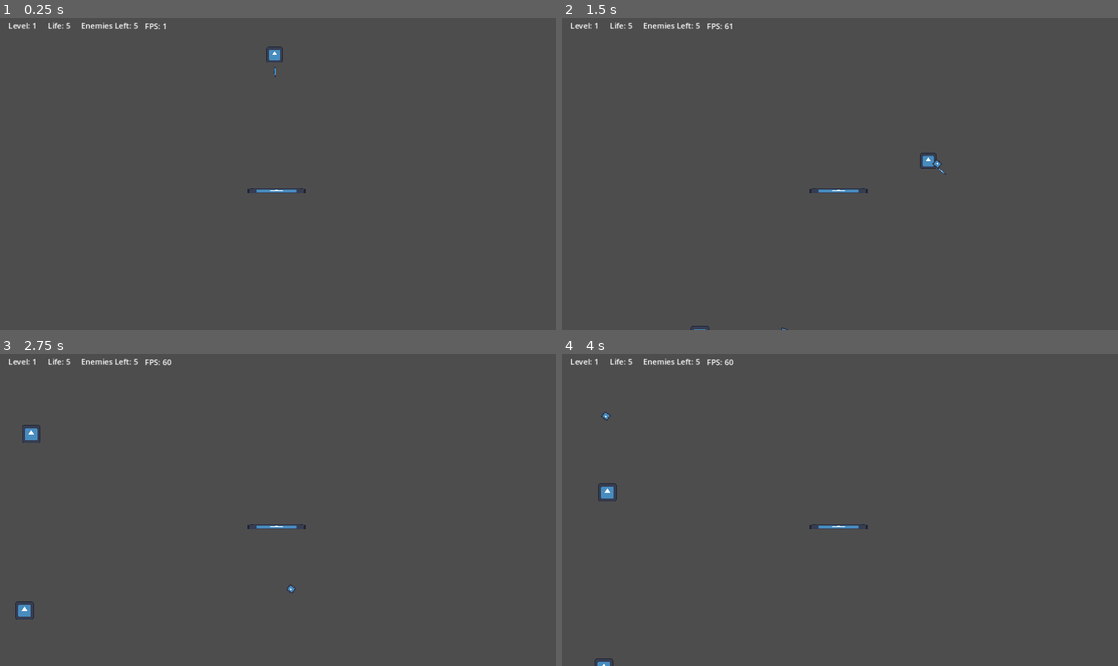
Above: before the commit, frames 1-4 (two rows, left to right).
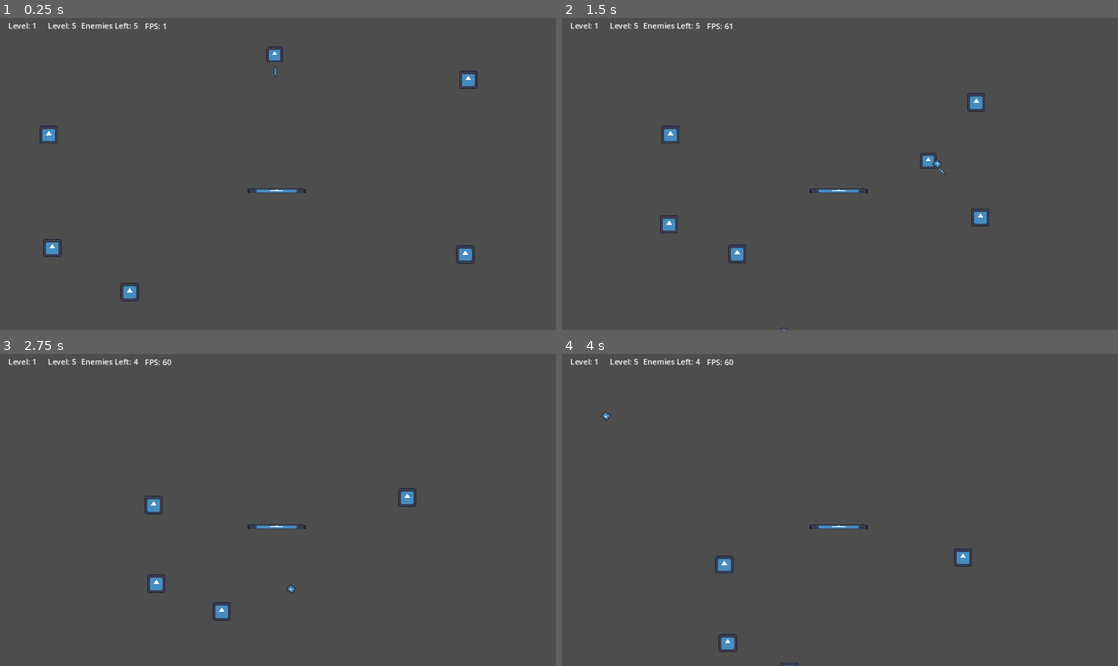
Above: after the commit, the same moments.

Repository: pengpa0012/2d-platform-shooter-jump
Game: Godot game, scene res://scene/main.tscn
The game is run twice, just before and just after one commit, with the same random seed, the same clock (stepped at 60 frames per second) and the same inputs. The engine's default icon, where the game draws it, is replaced by a stand-in: a white triangle on a blue panel in a dark square.
Inputs (mouse positions are in pixels of both pictures, inside the frame that each line leads up to):
- Up to frame 1 (0.25 s): no input
- Up to frame 2 (1.5 s): tap Enter (ui_accept) at 0.5, 0.77 s; move the mouse to (812, 236) at 0.52 s; hold Right (ui_right) from 0.53 s (still down); click (812, 236) at 0.6 s; move the mouse to (1006, 220) at 1.27 s; click (1006, 220) at 1.35 s
- Up to frame 3 (2.75 s): tap Enter (ui_accept) at 1.52 s; move the mouse to (111, 463) at 2.02 s; release Right (ui_right) at 2.03 s; hold Left (ui_left) from 2.03 s (still down); click (111, 463) at 2.1 s
- Up to frame 4 (4 s): keep holding Left (ui_left); move the mouse to (867, 510) at 2.77 s; click (867, 510) at 2.85 s; tap Enter (ui_accept) at 3.02, 3.77 s; move the mouse to (756, 432) at 3.52 s; click (756, 432) at 3.6 s

The runs differ from the first frame. In frame 1, 0.6% of the frame differs, in the area x 7-86%, y 1-91%; in frame 2, 0.6%; in frame 3, 0.7%, in the area x 2-75%, y 1-86%; in frame 4, 0.6%.

Commit message:
update level ui on enemy killed

Diff:
--- a/project.godot
+++ b/project.godot
@@ -14,6 +14,10 @@
 run/main_scene="res://scene/main.tscn"
 config/features=PackedStringArray("4.2", "Mobile")
 config/icon="res://icon.svg"
+
+[autoload]
+
+Global="*res://script/Global.gd"
 
 [display]
 
--- a/scene/enemy.tscn
+++ b/scene/enemy.tscn
@@ -1,7 +1,7 @@
 [gd_scene load_steps=5 format=3 uid="uid://cmj05n7htg18w"]
 
+[ext_resource type="Script" path="res://script/enemy.gd" id="1_1rjy0"]
 [ext_resource type="Texture2D" uid="uid://8atr7krsfqs1" path="res://icon.svg" id="1_48ndm"]
-[ext_resource type="Script" path="res://scene/enemy.gd" id="1_vngtd"]
 
 [sub_resource type="RectangleShape2D" id="RectangleShape2D_wqrs8"]
 size = Vector2(38, 38)
@@ -12,7 +12,7 @@
 [node name="enemy" type="CharacterBody2D"]
 collision_layer = 2
 collision_mask = 2
-script = ExtResource("1_vngtd")
+script = ExtResource("1_1rjy0")
 
 [node name="Icon" type="Sprite2D" parent="."]
 scale = Vector2(0.296875, 0.296875)
--- a/scene/floor.tscn
+++ b/scene/floor.tscn
@@ -1,13 +1,13 @@
 [gd_scene load_steps=4 format=3 uid="uid://dccifw1oxw4i6"]
 
 [ext_resource type="Texture2D" uid="uid://8atr7krsfqs1" path="res://icon.svg" id="1_hsnn5"]
-[ext_resource type="Script" path="res://floor.gd" id="1_qqqgw"]
+[ext_resource type="Script" path="res://script/floor.gd" id="1_yxlfn"]
 
 [sub_resource type="RectangleShape2D" id="RectangleShape2D_y81dv"]
 size = Vector2(120.5, 10)
 
 [node name="floor" type="StaticBody2D"]
-script = ExtResource("1_qqqgw")
+script = ExtResource("1_yxlfn")
 
 [node name="Icon" type="Sprite2D" parent="."]
 position = Vector2(1.90735e-06, -0.1875)
--- a/scene/main.tscn
+++ b/scene/main.tscn
@@ -73,16 +73,21 @@
 [node name="enemies" type="Node2D" parent="."]
 
 [node name="enemy" parent="enemies" instance=ExtResource("4_qfjd5")]
-position = Vector2(1433, 10)
+position = Vector2(995, 134)
 
 [node name="enemy3" parent="enemies" instance=ExtResource("4_qfjd5")]
-position = Vector2(-180, 71)
+position = Vector2(78, 253)
 
 [node name="enemy4" parent="enemies" instance=ExtResource("4_qfjd5")]
-position = Vector2(-200, 559)
+position = Vector2(90, 495)
 
 [node name="enemy5" parent="enemies" instance=ExtResource("4_qfjd5")]
-position = Vector2(192, 773)
+position = Vector2(256, 591)
 
 [node name="enemy2" parent="enemies" instance=ExtResource("4_qfjd5")]
-position = Vector2(1411, 794)
+position = Vector2(981, 510)
+
+[node name="EnemySpawnTimer" type="Timer" parent="."]
+one_shot = true
+
+[connection signal="timeout" from="EnemySpawnTimer" to="." method="_on_enemy_spawn_timer_timeout"]
--- /dev/null
+++ b/script/Global.gd
@@ -0,0 +1,5 @@
+extends Node
+
+var LEVEL = 1
+var ENEMIES_LEFT = 5
+var LIFE = 5
--- a/scene/enemy.gd
+++ b/script/enemy.gd
@@ -1,5 +1,6 @@
 extends CharacterBody2D
 @onready var player = get_node("/root/main/player")
+@onready var enemyTimer = get_node("/root/main/EnemySpawnTimer")
 
 func _physics_process(delta):
 	if is_instance_valid(player):
@@ -9,4 +10,11 @@
 
 func _on_enemy_hurtbox_area_entered(area):
 	if area.name != "enemy_hurtbox":
+		Global.ENEMIES_LEFT -= 1
+		# increment level if enemy left is 0
+		if Global.ENEMIES_LEFT == 0:
+			Global.LEVEL += 1
+			Global.ENEMIES_LEFT = 5 * Global.LEVEL
+			# run a timer to respawn next enemies
+			enemyTimer.start()
 		queue_free()
--- a/script/main.gd
+++ b/script/main.gd
@@ -1,6 +1,25 @@
 extends Node2D
 
 @onready var fpsUI = get_node("UI/fps")
+@onready var levelUI = get_node("UI/level")
+@onready var lifeUI = get_node("UI/life")
+@onready var enemyCounterUI = get_node("UI/enemy_counter")
+@onready var player = get_node("player")
+@onready var enemyList = get_node("enemies")
+@export var enemy_scene: PackedScene = preload("res://scene/enemy.tscn")
+@export var enemy_script: Script = load("res://script/enemy.gd")
 
 func _process(delta: float) -> void:
+	levelUI.set_text("Level: %d" % Global.LEVEL)
+	lifeUI.set_text("Level: %d" % Global.LIFE)
+	enemyCounterUI.set_text("Enemies Left: %d" % Global.ENEMIES_LEFT)
 	fpsUI.set_text("FPS: %d" % Engine.get_frames_per_second())
+
+
+func _on_enemy_spawn_timer_timeout():
+	for n in Global.ENEMIES_LEFT:
+		var enemy = enemy_scene.instantiate() as CharacterBody2D
+		enemy.position.x = player.position.x + 50
+		enemy.position.y = player.position.y + 50
+		enemy.set_script(enemy_script)
+		enemyList.add_child(enemy)
Renamed: floor.gd -> script/floor.gd
